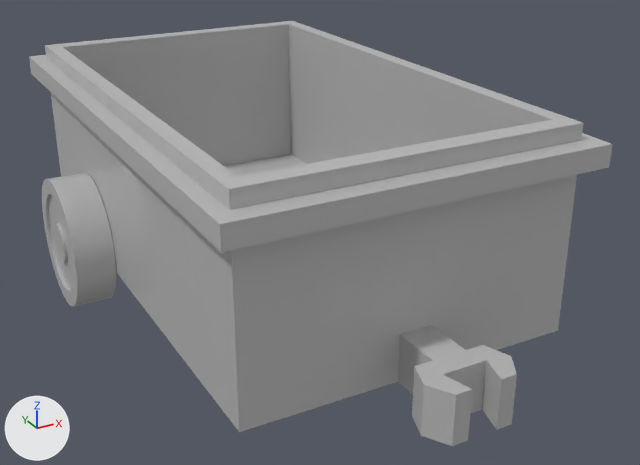
The FBX model GraphicResource/Tank/Cart Animation/968_Cart_Move.fbx, before and after one commit.
Before and after are seen from a 50 mm lens placed at (-569.0, -1132.0, 706.0), pointed at (34.0, -36.0, 158.0). Arrows for +X, +Y and +Z are at lower left; the lights stay in place. Where no turn or scale is listed for an object, it has been applied to the vertices.

Names of what the first picture shows: 'Cart', 'Wheel'.
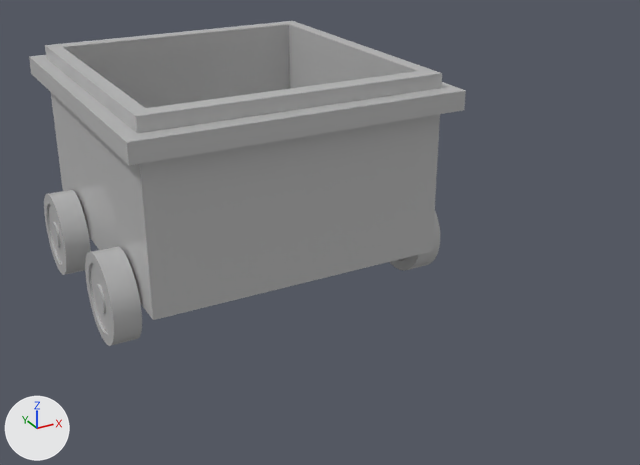
The newer file is also turned or shifted as a whole; pictures and numbers use the older file's frame.

The edits, one by one:
me_mesh is used by ob_cart; location (0.0, 0.0, 0.0).
me_mesh had 60 vertices, 116 faces and spanned x -266.0..266.0, y -485.0..485.0, z 83.0..383.0.
me_mesh now has 32 vertices, 30 faces and spans x -266.0..266.0, y -76.0..485.0, z 83.0..383.0.
Part 1, on me_mesh:
44 vertices are removed from x -266.0..266.0, y -485.0..-316.0, z 83.0..383.0.
116 faces are deleted.
8 vertices are added at x -266.0..266.0, y -76.0..-16.0, z 118.0..383.0.
8 new vertices lie (0.0, -501.0, 0.0) away from vertices in x -242.0..242.0, y 455.0, z 83.0..383.0.
30 new faces join them.
Mesh me_mesh_001_1 is new.
It has 512 vertices, 1016 faces and spans x -289.0..289.0, y -73.0..73.0, z -73.0..73.0.
It uses material mat_23___default (grey #bcbcbc).
Mesh me_mesh_002 is new.
It has 512 vertices, 1016 faces and spans x -289.0..289.0, y -73.0..73.0, z -73.0..73.0.
It uses material mat_23___default (grey #bcbcbc).
Object 'Wheel' (ob_wheel) is deleted.
Object 'FWheel' (ob_fwheel) is new; it shows me_mesh_001_1.
Its location is (0.0, 342.0, 77.0).
Object 'BWheel' (ob_bwheel) is new; it shows me_mesh_002.
Its location is (0.0, 67.0, 77.0).

Pixel boxes (x1, y1, x2, y2) of what changed, in the pictures (640 x 465 px):
'Cart', reshaped (25% narrower, 30% shorter)
    before: (29, 21, 612, 446)
    after: (29, 21, 466, 320)
'Wheel', deleted
    before: (42, 173, 116, 307)
'BWheel', added
    after: (85, 211, 440, 346)
'FWheel', added
    after: (44, 190, 91, 275)
